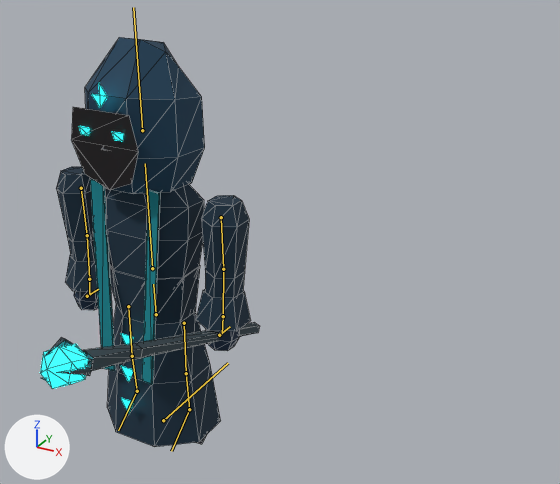
What one commit did to the glTF model assets/models/oracle.glb.
The view is the same before and after, from a camera (50 mm lens) standing at (1.019, -1.254, 1.182) and looking at (0.189, 0.256, 0.427). Every picture has the same lights, and +X, +Y and +Z are marked at lower left. The older version comes first. The bones that bend it are drawn over the model as lines. Mesh edges are drawn as thin lines.

In view in the first picture: 'arm_l_mesh', 'arm_r_mesh', 'body_mesh', 'head_mesh', 'leg_r_mesh', 'weapon_mesh'.
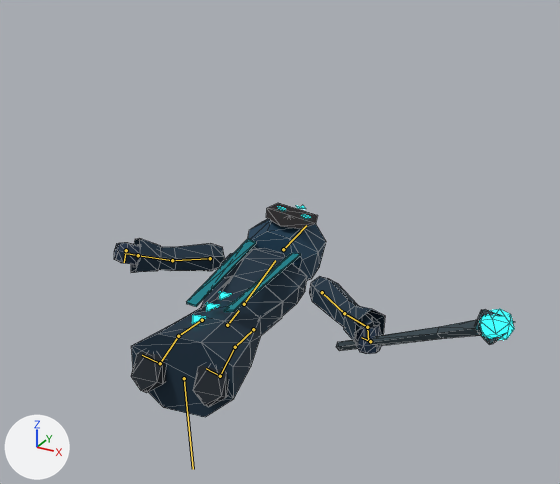
The newer file adds an action. The first version stands in its rest pose; the second is drawn at frame 20 of the action 'die'.

What the commit changed:
Bone 'root' (bone_root) moves from (0.0, 0.0, 0.0) to (0.0, 0.094, 0.069).
Bone 'root' (bone_root) turns from (0, 0, 0) to (-87, 0, 8) degrees about its own x, y and z.
Bone 'hips' (bone_hips) moves from (0.0, 0.0, 0.0) to (0.0, -0.032, 0.0).
Bone 'chest' (bone_chest) turns from (0, 0, 0) to (5, 9, 0) degrees about its own x, y and z.
Bone 'head' (bone_head) turns from (0, 0, 0) to (-11, 3, 0) degrees about its own x, y and z.
Bone 'upper_arm_l' (bone_upper_arm_l) turns from (0, 0, 0) to (-5, 8, 51) degrees about its own x, y and z.
Bone 'forearm_l' (bone_forearm_l) turns from (0, 0, 0) to (-6, 0, 0) degrees about its own x, y and z.
Bone 'upper_arm_r' (bone_upper_arm_r) turns from (0, 0, 0) to (-5, -8, -51) degrees about its own x, y and z.
Bone 'forearm_r' (bone_forearm_r) turns from (0, 0, 0) to (-6, 0, 0) degrees about its own x, y and z.
Bone 'hand_r' (bone_hand_r) turns from (0, 0, 0) to (80, 0, 0) degrees about its own x, y and z.
Bone 'thigh_l' (bone_thigh_l) turns from (0, 0, 0) to (-10, 0, 1) degrees about its own x, y and z.
Bone 'shin_l' (bone_shin_l) turns from (0, 0, 0) to (19, 0, 0) degrees about its own x, y and z.
Bone 'foot_l' (bone_foot_l) turns from (0, 0, 0) to (-4, 0, 0) degrees about its own x, y and z.
Bone 'thigh_r' (bone_thigh_r) turns from (0, 0, 0) to (-10, 0, -1) degrees about its own x, y and z.
Bone 'shin_r' (bone_shin_r) turns from (0, 0, 0) to (19, 0, 0) degrees about its own x, y and z.
Bone 'foot_r' (bone_foot_r) turns from (0, 0, 0) to (-4, 0, 0) degrees about its own x, y and z.

Boxes (x1, y1, x2, y2) around the edits, measured in the pictures (560 x 484 px):
'body_mesh', posed: before (90, 179, 221, 447); after (131, 239, 307, 417)
'head_mesh', posed: before (71, 37, 205, 194); after (248, 203, 326, 281)
'arm_r_mesh', posed (38% wider, 50% shorter): before (196, 195, 251, 351); after (309, 276, 385, 354)
'arm_l_mesh', posed: before (56, 167, 98, 310); after (114, 238, 224, 272)
'weapon_mesh', posed (18% narrower, 37% shorter): before (40, 322, 259, 389); after (336, 309, 515, 351)
'leg_r_mesh', posed (mostly hidden before): before (196, 435, 207, 445); after (193, 365, 228, 407)
bone 'root', root to tip: before (163, 420) to (228, 363); after (184, 378) to (193, 469)
bone 'hips', root to tip: before (156, 314) to (153, 284); after (227, 325) to (239, 310)
bone 'chest', root to tip: before (152, 268) to (145, 163); after (244, 304) to (275, 260)
bone 'head', root to tip: before (142, 130) to (133, 7); after (283, 249) to (306, 225)
bone 'upper_arm_l', root to tip: before (81, 188) to (87, 235); after (210, 258) to (172, 260)
bone 'forearm_l', root to tip: before (87, 235) to (89, 279); after (172, 260) to (138, 255)
bone 'upper_arm_r', root to tip: before (221, 217) to (223, 269); after (322, 292) to (344, 313)
bone 'forearm_r', root to tip: before (223, 269) to (223, 316); after (344, 313) to (367, 327)
bone 'hand_r', root to tip: before (223, 316) to (222, 334); after (367, 327) to (368, 341)
bone 'thigh_l', root to tip: before (128, 306) to (132, 356); after (202, 320) to (178, 336)
bone 'shin_l', root to tip: before (132, 356) to (137, 391); after (178, 336) to (160, 363)
bone 'foot_l', root to tip: before (137, 391) to (118, 430); after (160, 363) to (142, 355)
bone 'thigh_r', root to tip: before (184, 323) to (186, 373); after (253, 329) to (235, 347)
bone 'shin_r', root to tip: before (186, 373) to (189, 409); after (235, 347) to (220, 376)
bone 'foot_r', root to tip: before (189, 409) to (171, 451); after (220, 376) to (206, 368)
